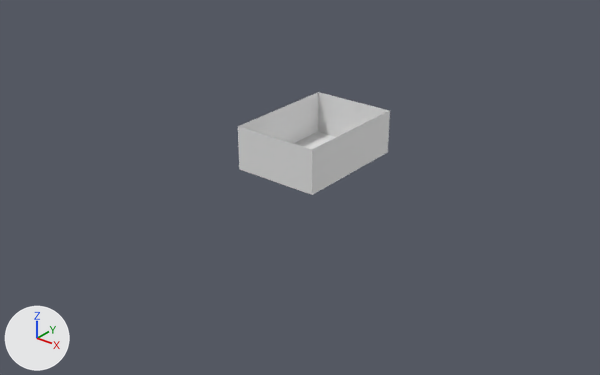
Renders of the Blender file src/blender_scenes/Gallery.blend from each side of a commit.
Both versions are drawn from a 50 mm lens placed at (102.9, -138.1, 75.2), pointed at (0.2, -9.8, -4.4). Lighting does not change. The marker at lower left points along +X, +Y and +Z.

The scene before the commit, as lines of its bpy script (objects in view):
```python
me_plane = bpy.data.meshes.new('Plane')
me_plane.from_pydata([(-10.0, -18.0, 0.0), (10.0, -18.0, 0.0), (-10.0, 10.0, 0.0), (10.0, 10.0, 0.0)], [], [(0, 1, 3, 2)])
me_plane.materials.append(mat_material_001)  # white #e7e7e7
me_plane_002 = bpy.data.meshes.new('Plane.002')
me_plane_002.from_pydata([(10.0, -18.0, 0.0), (10.0, 10.0, 0.0), (0.0, 10.0, 0.0), (0.0, -18.0, 0.0)], [], [(0, 1, 2, 3)])
me_plane_003 = bpy.data.meshes.new('Plane.003')
me_plane_003.from_pydata([(10.0, -10.0, 0.0), (10.0, 10.0, 0.0), (0.0, 10.0, 0.0), (0.0, -10.0, 0.0)], [], [(0, 3, 2, 1)])
me_plane_005 = bpy.data.meshes.new('Plane.005')
me_plane_005.from_pydata([(10.0, -18.0, 0.0), (10.0, 10.0, 0.0), (0.0, 10.0, 0.0), (0.0, -18.0, 0.0)], [], [(0, 3, 2, 1)])
me_plane_008 = bpy.data.meshes.new('Plane.008')
me_plane_008.from_pydata([(10.0, -10.2, 0.0), (10.0, 9.8, 0.0), (0.0, 9.8, 0.0), (0.0, -10.2, 0.0)], [], [(0, 3, 2, 1)])
ob_plane = bpy.data.objects.new('Plane', me_plane)
ob_plane.location = (0.0, 0.0, 0.0)
ob_plane_001 = bpy.data.objects.new('Plane.001', me_plane_005)
ob_plane_001.location = (9.913, 0.0, 10.0)
ob_plane_001.rotation_euler = (0.0, 1.571, 0.0)  # degrees (0, 90, 0)
ob_plane_002 = bpy.data.objects.new('Plane.002', me_plane_002)
ob_plane_002.location = (-10.0, 0.0, 10.0)
ob_plane_002.rotation_euler = (0.0, 1.571, 0.0)  # degrees (0, 90, 0)
ob_plane_003 = bpy.data.objects.new('Plane.003', me_plane_003)
ob_plane_003.location = (0.0, 10.0, 10.0)
ob_plane_003.rotation_euler = (0.0, 1.574, 1.571)  # degrees (0, 90, 90)
ob_plane_004 = bpy.data.objects.new('Plane.004', me_plane_008)
ob_plane_004.location = (0.157, -18.02, 10.01)
ob_plane_004.rotation_euler = (0.0, 1.574, 4.712)  # degrees (0, 90, 270)
```
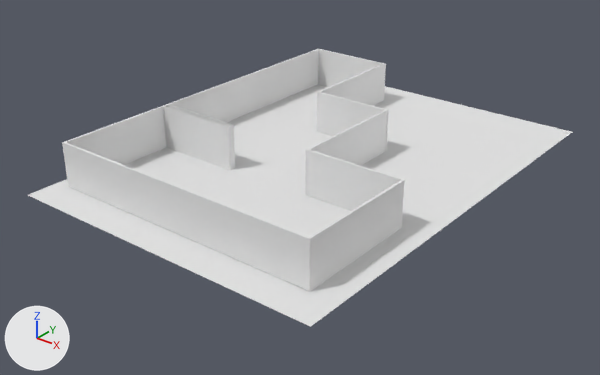
Commit message: Add More Walls to the Art Gallery

What differs and where, as boxes [x1, y1, x2, y2] in the pictures (600 x 375 px):
'Plane', moved, rescaled: before [293, 132, 388, 194]; after [28, 84, 572, 327]
'Plane.004', moved, rescaled (235% wider, 117% taller): before [238, 127, 312, 195]; after [62, 142, 312, 291]
'Plane.002', moved, rescaled: before [238, 92, 318, 144]; after [65, 49, 319, 165]
'Plane.010', added: after [310, 180, 405, 291]
'Plane.005', added: after [307, 150, 404, 211]
'Plane.008', added: after [163, 106, 230, 170]
'Plane.011', added: after [305, 110, 387, 196]
'Plane.003', moved: before [318, 92, 390, 141]; after [167, 104, 233, 127]
'Plane.006', added: after [317, 64, 385, 132]
'Plane.007', added: after [318, 49, 386, 101]
'Plane.009', added: after [228, 125, 235, 170]

The edits, one by one:
Mesh me_plane_018 is new.
It is a box spanning x -5.0..5.0, y -14.0..14.0, z -0.2..0.2.
Mesh me_plane_016 is new.
It has 16 vertices, 12 faces and spans x 0.0..10.0, y -10.0..10.0, z 0.0..0.1.
Mesh me_plane_014 is new.
It is a box spanning x 0.0..10.0, y -18.0..10.0, z -0.2..0.2.
Mesh me_plane_006 is new.
It is a box spanning x 0.0..10.0, y -10.0..10.0, z 0.0..0.5.
Mesh me_plane_005_1 is new.
It is a box spanning x 0.0..10.0, y -18.0..10.0, z -0.2..0.2.
Object 'Plane' (ob_plane) moves from (0.0, 0.0, 0.0) to (1.3, 11.5, 0.0).
Object 'Plane' (ob_plane) is rescaled from (1.0, 1.0, 1.0) to (3.65, 3.65, 3.65).
Object 'Plane.002' (ob_plane_002) moves from (-10.0, 0.0, 10.0) to (-31.52, 8.104, 10.0).
Object 'Plane.002' (ob_plane_002) is rescaled from (1.0, 1.0, 1.0) to (1.0, 3.02, 1.0).
Object 'Plane.003' (ob_plane_003) moves from (0.0, 10.0, 10.0) to (-21.48, -18.0, 10.0).
Object 'Plane.004' (ob_plane_004) moves from (0.157, -18.02, 10.01) to (0.525, -46.15, 10.0).
Object 'Plane.004' (ob_plane_004) is rescaled from (1.0, 1.0, 1.0) to (0.988, 3.17, 0.944).
Object 'Plane.005' (ob_plane_005) is new; it shows me_plane_018.
Its parent is ob_walls.
Its matrix parent inverse is Matrix(((1.0, 0.0, 0.0, 30.77), (0.0, 1.0, 0.0, -8.104), (0.0, 0.0, 1.0, -10.0), (0.0, 0.0, 0.0, 1.0))).
Its location is (20.5, -18.59, 5.035).
Its rotation in degrees is (90, 90, 0).
Its scale is (1.0, 0.791, 1.0).
Its instance type is 'VERTS'.
Object 'Walls' (ob_walls) is new.
Its location is (-30.77, 8.104, 10.0).
Object 'Plane.009' (ob_plane_009) is new; it shows me_plane_016.
Its parent is ob_walls.
Its matrix parent inverse is Matrix(((1.0, 0.0, 0.0, 30.77), (0.0, 1.0, 0.0, -8.104), (0.0, 0.0, 1.0, -10.0), (0.0, 0.0, 0.0, 1.0))).
Its location is (-11.33, -18.72, 10.02).
Its rotation in degrees is (0, 90, 0).
Its scale is (1.0, 0.0769, 1.0).
Object 'Plane.011' (ob_plane_011) is new; it shows me_plane_014.
Its parent is ob_walls.
Its matrix parent inverse is Matrix(((1.0, 0.0, 0.0, 30.77), (0.0, 1.0, 0.0, -8.104), (0.0, 0.0, 1.0, -10.0), (0.0, 0.0, 0.0, 1.0))).
Its location is (9.193, -0.479, 10.0).
Its rotation in degrees is (0, 90, 0).
Its scale is (1.0, 1.03, 1.0).
Object 'Plane.010' (ob_plane_010) is new; it shows a copy of me_plane_014.
Its parent is ob_walls.
Its matrix parent inverse is Matrix(((1.0, 0.0, 0.0, 30.77), (0.0, 1.0, 0.0, -8.104), (0.0, 0.0, 1.0, -10.0), (0.0, 0.0, 0.0, 1.0))).
Its location is (31.52, -28.4, 10.0).
Its rotation in degrees is (0, 90, 0).
Its scale is (1.0, 0.986, 1.0).
Object 'Plane.008' (ob_plane_008) is new; it shows a copy of me_plane_016.
Its parent is ob_walls.
Its matrix parent inverse is Matrix(((1.0, 0.0, 0.0, 30.77), (0.0, 1.0, 0.0, -8.104), (0.0, 0.0, 1.0, -10.0), (0.0, 0.0, 0.0, 1.0))).
Its location is (-21.48, -19.47, 10.0).
Its rotation in degrees is (0, 90, 90).
Object 'Plane.007' (ob_plane_007) is new; it shows me_plane_006.
Its parent is ob_walls.
Its matrix parent inverse is Matrix(((1.0, 0.0, 0.0, 30.77), (0.0, 1.0, 0.0, -8.104), (0.0, 0.0, 1.0, -10.0), (0.0, 0.0, 0.0, 1.0))).
Its location is (-20.63, 37.81, 10.0).
Its rotation in degrees is (0, 90, 90).
Its scale is (1.0, 1.08, 1.0).
Object 'Plane.006' (ob_plane_006) is new; it shows me_plane_005_1.
Its parent is ob_walls.
Its matrix parent inverse is Matrix(((1.0, 0.0, 0.0, 30.77), (0.0, 1.0, 0.0, -8.104), (0.0, 0.0, 1.0, -10.0), (0.0, 0.0, 0.0, 1.0))).
Its location is (-10.04, 27.81, 10.0).
Its rotation in degrees is (0, 90, 0).
